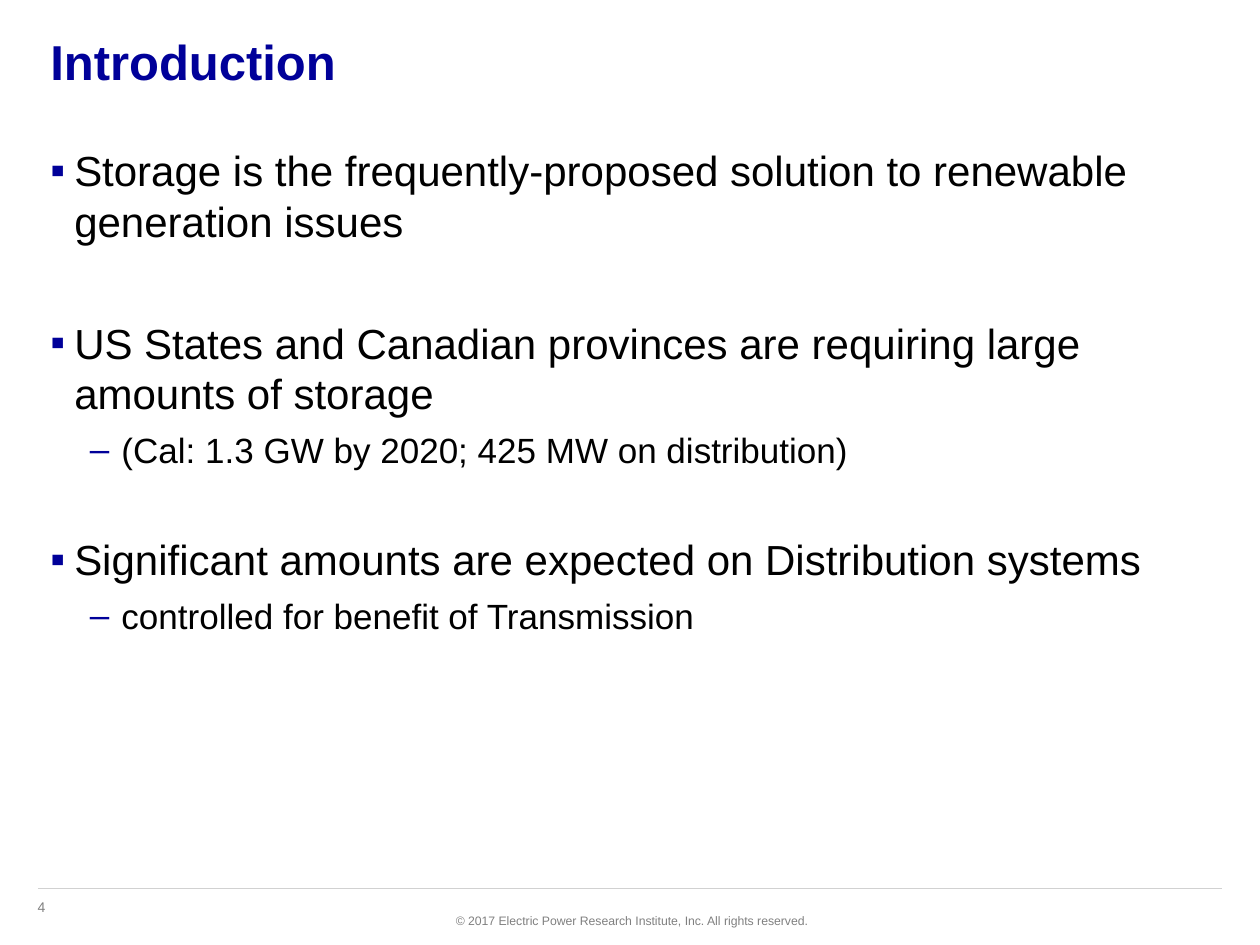
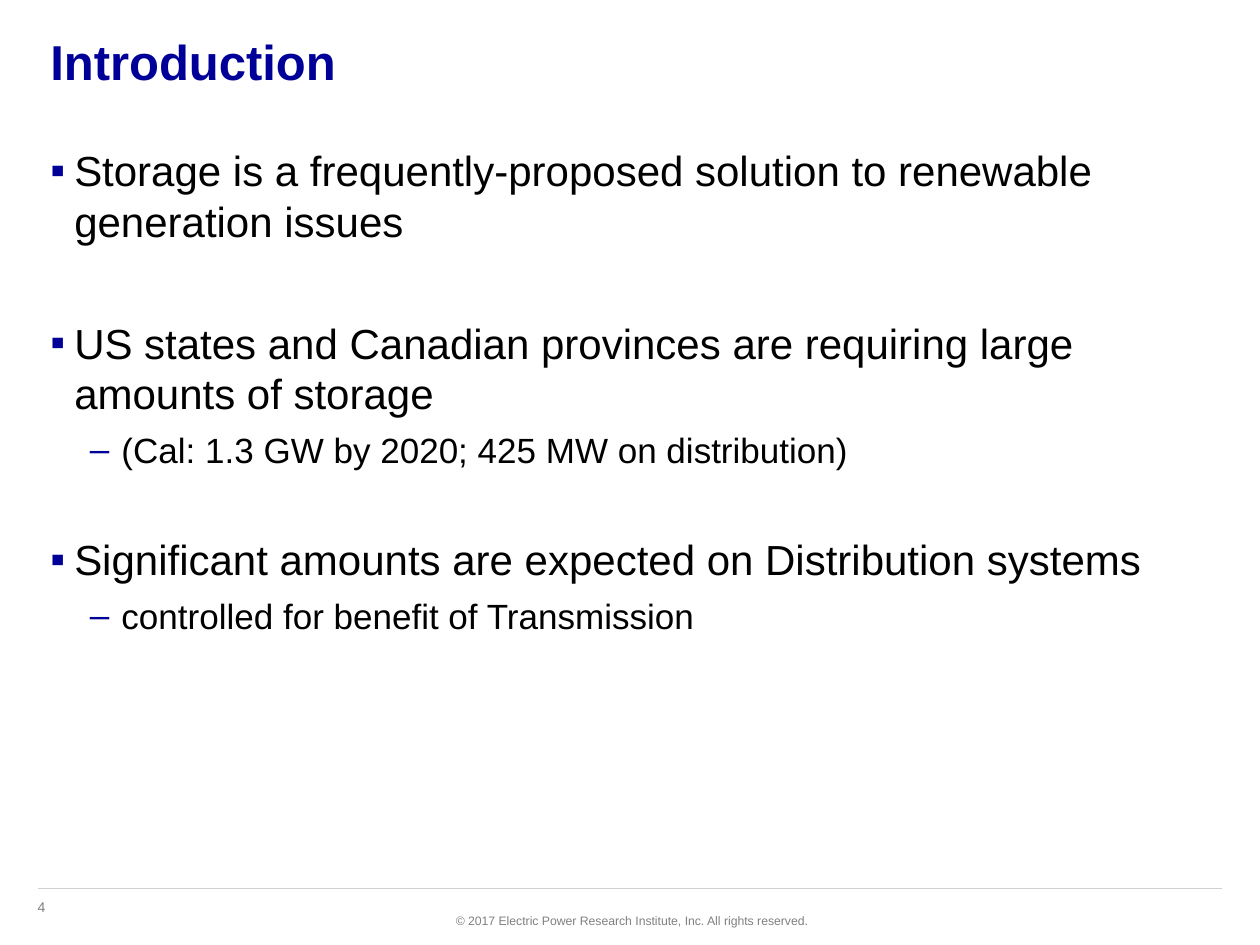
Before and after one commit to dss-extensions/opendss-svn-mirror, a slide deck: slide 4 of trunk/Training/GAPQ2017/PPT/16 Storage Model.pptx. Drawn at 1260x945 pixels with LibreOffice and Linux fonts; fonts in the diff are those of the drawing; background and template pictures are left out. Boxes give left, top, right and bottom in pixels: in the first picture for what was removed or moved away, otherwise in the second. Text is boxed around its words. In the diff, an @@ line names an element or a change of style, - is before the commit and + after.

```diff
--- a/trunk/Training/GAPQ2017/PPT/16 Storage Model.pptx
+++ b/trunk/Training/GAPQ2017/PPT/16 Storage Model.pptx
@@ text at [74,155,1092,418]: text changed @@
-▪ Storage is the frequently-proposed solution to renewable generation issues
-▪ US States and Canadian provinces are requiring large amounts of storage
+▪ Storage is a frequently-proposed solution to renewable generation issues
+▪ US states and Canadian provinces are requiring large amounts of storage
```
Also in this commit, not shown: 5 other slides changed, 4 other files.
